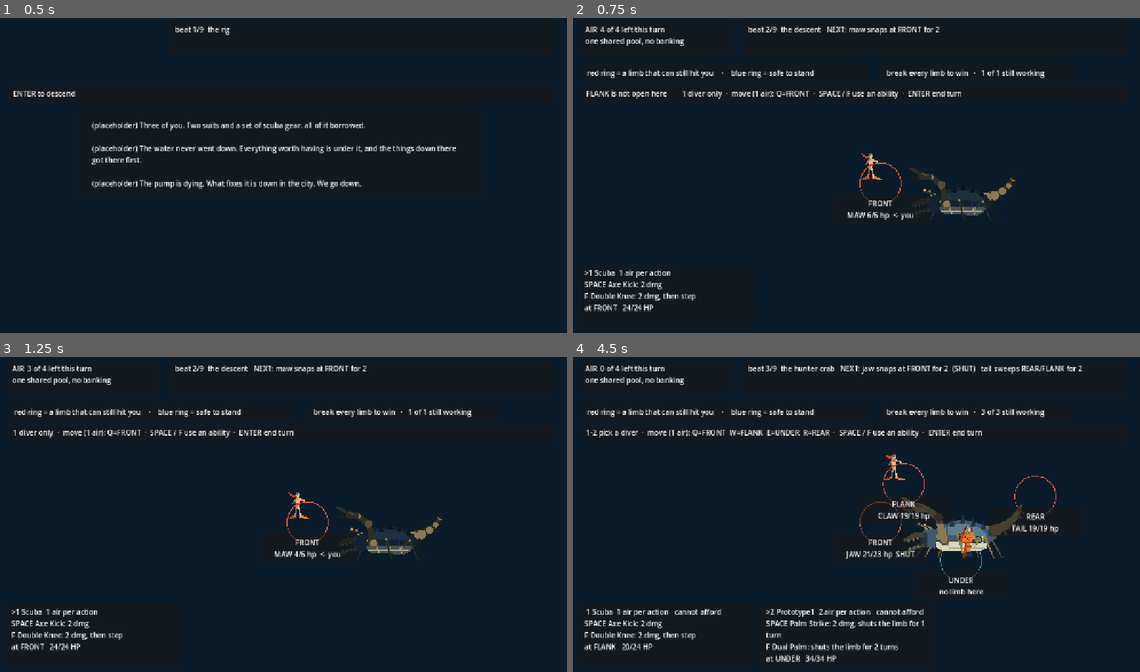
Above: before the commit, frames 1-4 (two rows, left to right).
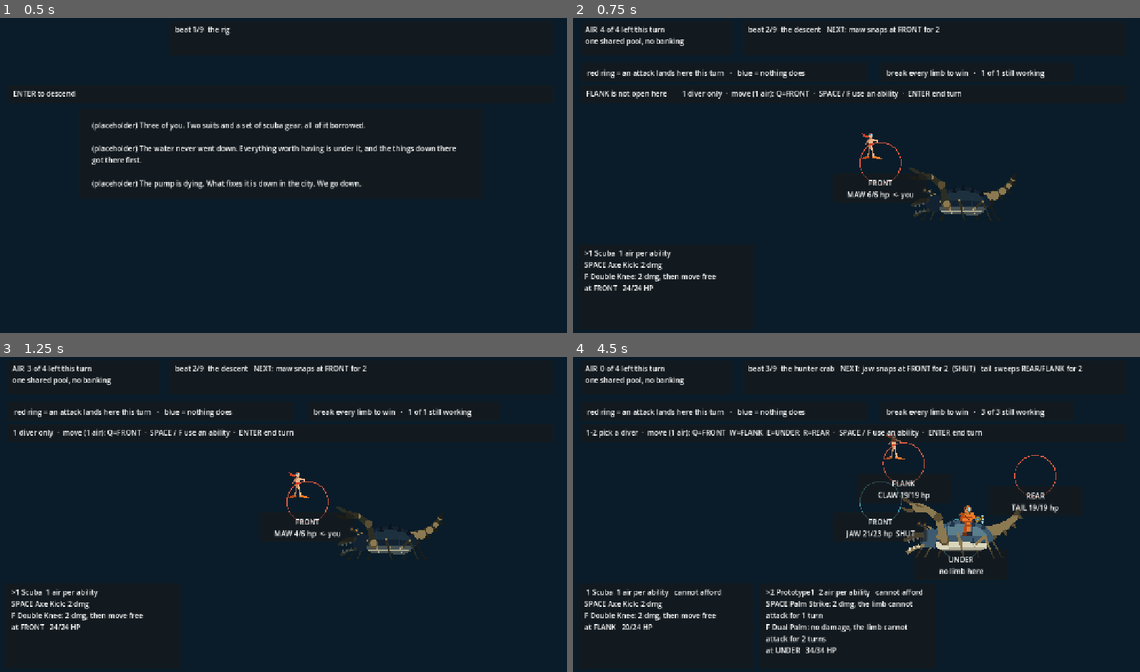
Above: after the commit, the same moments.

Repository: ImmortalDemonGod/salvage
Game: Godot game, scene res://game/main.tscn
The game is run twice, just before and just after one commit, with the same random seed, the same clock (stepped at 60 frames per second) and the same inputs.
Inputs:
- Up to frame 1 (0.5 s): no input
- Up to frame 2 (0.75 s): tap Enter at 0.5 s; hold W from 0.53 s (still down); tap 1 at 0.6 s
- Up to frame 3 (1.25 s): keep holding W; tap Space at 0.77 s
- Up to frame 4 (4.5 s): tap Space at 1.25, 1.52, 2.75, 3.02, 3.77, 4.25 s; release W at 1.28 s; tap 2 at 1.35 s; tap Enter at 2, 3.5 s; hold W 2.03-3.53 s; tap 3 at 2.1 s; tap 4 at 2.85 s; tap Q at 3.6 s; tap E at 4.35 s

Frame 1 is identical in both runs. In frame 2, 2.4% of the frame differs, in the area x 2-63%, y 16-94%; in frame 3, 2.4%; in frame 4, 6.9%, in the area x 2-86%, y 16-97%.

Commit message:
the ring was telling the player the opposite of the truth
A screenshot of the vent worm showed BACKLINE drawn blue, labelled "safe
to stand", while the telegraph on the same screen announced "gut vents
over BACKLINE for 3". The ring was answering "is there a limb here I can
hit"; the legend was promising "can anything hit me here". Those are
different questions, because a limb's arc reaches stations it does not
stand on. Every gate was green.

- Combat.threatened_stations() is now the single source: the ring, the
  words and the check all read it, so they cannot drift apart
- the legend states what the ring actually encodes
- fuzz asserts the promise end to end: anyone standing where no announced
  attack named must come through the enemy turn without losing a point.
  Sabotaged deliberately, it fires 263 times; control clean

Finding that required fuzzing more than one encounter. It was calling
Combat.new() with no argument, which is the crab, so 71 fights were all
the same fight, three of four encounters were never fuzzed, and BACKLINE
was never once open. Rotating found three more things immediately:

- the invariant sweep looped `for i in range(3)` over limbs. The descent
  has one, and it read past the end of the array
- expect_attack did not know a disabler at BACKLINE reaches without a
  limb at its own station: 234 legal actions reported illegal
- and a real disagreement inside the sim. can_attack() answered "is
  anything announced" while target_limb() skipped limbs already shut or
  broken, so act_ability accepted the guard and then refused on the -1.
  The bots offered the action and the key did nothing. They now ask the
  same question

tools/keypath.gd wrote each beat's sequence down AFTER the key that
leaves it, so a shot labelled puzzle1 was the vent worm at beat 6/9. It
records the opening state now. Nothing but looking at the picture would
have caught that.

Layout: the board lifts 46px so the diver cards have room for both
abilities without the text being cut down to fit.

Diff:
--- a/game/main.gd
+++ b/game/main.gd
@@ -56,14 +56,16 @@
 	_refresh()
 
 # where this encounter puts a station, falling back to the default ring
+const BOARD_LIFT := Vector2(0, -46)
+
 func place(i: int) -> Vector2:
 	if combat != null:
 		var places: Dictionary = combat.enc.get("places", {})
 		var key := str(i)
 		if places.has(key):
 			var xy: Array = places[key]
-			return Vector2(float(xy[0]), float(xy[1]))
-	return STATION_POS[i]
+			return Vector2(float(xy[0]), float(xy[1])) + BOARD_LIFT
+	return STATION_POS[i] + BOARD_LIFT
 
 func _build_ui() -> void:
 	# station markers: one Control each, so the invariants can assert they
@@ -89,8 +91,8 @@
 	for i in range(3):
 		var p := Panel.new()
 		p.name = "diver_card_" + str(i)
-		p.size = Vector2(392, 146)
-		p.position = Vector2(24 + i * 406, 566)
+		p.size = Vector2(392, 190)
+		p.position = Vector2(24 + i * 406, 522)
 		add_child(p)
 		var l := Label.new()
 		l.name = "label"
@@ -245,7 +247,7 @@
 	ui_air.get_parent().visible = true
 	ui_legend.get_parent().visible = true
 	ui_goal.get_parent().visible = true
-	ui_legend.text = "red ring = a limb that can still hit you    ·    blue ring = safe to stand"
+	ui_legend.text = "red ring = an attack lands here this turn   ·   blue = nothing does"
 	for i in range(ui_stations.size()):
 		ui_stations[i].visible = combat.station_open(i)
 		if not combat.station_open(i):
@@ -314,11 +316,11 @@
 			var what := ""
 			match String(ab.kind):
 				"hit": what = "%d dmg" % int(ab.dmg)
-				"hit_and_step": what = "%d dmg, then step" % int(ab.dmg)
+				"hit_and_step": what = "%d dmg, then move free" % int(ab.dmg)
 				"hit_wide": what = "%d dmg here and either side" % int(ab.dmg)
-				"shut": what = ("%d dmg, " % int(ab.dmg) if int(ab.dmg) > 0 else "") + "shuts the limb for %d turn%s" % [int(ab.get("turns", 1)), "" if int(ab.get("turns", 1)) == 1 else "s"]
+				"shut": what = ("%d dmg, " % int(ab.dmg) if int(ab.dmg) > 0 else "no damage, ") + "the limb cannot attack for %d turn%s" % [int(ab.get("turns", 1)), "" if int(ab.get("turns", 1)) == 1 else "s"]
 			lines.append("%s %s: %s" % [key, String(ab.name), what])
-		card.get_node("label").text = "%s%d %s  %d air per action%s\n%s\n%s" % [mark, i + 1, d.dname, d.cost, afford, "\n".join(lines), state]
+		card.get_node("label").text = "%s%d %s  %d air per ability%s\n%s\n%s" % [mark, i + 1, d.dname, d.cost, afford, "\n".join(lines), state]
 	ui_help.text = (refusal + "        ") if refusal != "" else ""
 	var keys := ["Q", "W", "E", "R", "T"]
 	var moves: Array = []
@@ -449,9 +451,9 @@
 	for i in range(5):
 		if not combat.station_open(i):
 			continue
-		var limb: int = combat.STATION_LIMB[i]
-		var safe: bool = limb < 0 or combat.limb_broken[limb]
-		var col := Color(0.25, 0.55, 0.6) if safe else Color(0.85, 0.35, 0.25)
+		var col := Color(0.25, 0.55, 0.6)
+		if i in combat.threatened_stations():
+			col = Color(0.85, 0.35, 0.25)
 		draw_arc(place(i), 46, 0, TAU, 40, col, 2.0)
 	# scale is PIXELS PER BODY UNIT, not a multiplier. Passing 1.6 made the
 	# crab under two pixels tall, its foot triangles sub-pixel, and the
--- a/sim/combat.gd
+++ b/sim/combat.gd
@@ -161,6 +161,23 @@
 # The telegraph. Deterministic, shown at the START of the player's turn,
 # and it is exactly what will happen (SPEC 2.11).
 # the whole announced turn
+# Every station an announced attack will land on this turn, read off the
+# locked intents. Lives here rather than in the scene so that the ring the
+# player sees, the words the telegraph prints and the invariant the fuzz
+# checks are all one function. The presentation drew "safe to stand" at any
+# station with no limb standing on it, which is a different question: a
+# limb's arc reaches stations it does not occupy, so BACKLINE was drawn
+# safe while the same screen announced 3 damage landing there.
+func threatened_stations() -> Array:
+	var out: Array = []
+	for it in intents():
+		if int(limb_stun[int(it.limb)]) > 0:
+			continue          # shut down: prevented, and the telegraph says so
+		for st in it.stations:
+			if not (int(st) in out):
+				out.append(int(st))
+	return out
+
 func intents() -> Array:
 	return locked
 
@@ -187,8 +204,13 @@
 	# whatever is winding up, wherever it is. That is what makes standing
 	# at range a decision rather than a retreat, and it is why BACKLINE and
 	# conditions are one idea rather than two (SPEC 2.7 parts).
+	# "there is something announced" is not the same as "there is something
+	# I can shut". can_attack said yes on any announcement while target_limb
+	# skipped limbs already shut or broken, so act_ability took the yes and
+	# then refused on the -1. The bots offered the action, the UI offered
+	# the key, and the press did nothing. Ask the same question both do.
 	if d.disables and d.station == BACKLINE:
-		return not locked.is_empty()
+		return target_limb(d) >= 0
 	return STATION_LIMB[d.station] >= 0 and not limb_broken[STATION_LIMB[d.station]]
 
 # which limb this diver would hit from where it stands
--- /dev/null
+++ b/tools/keypath.gd
@@ -0,0 +1,118 @@
+extends SceneTree
+
+# The gallery's key sequences were hand-authored, so it reached the crab and
+# stopped. Six screenshots covered four of nine beats, and G10 -- a BLOCKING
+# gate -- had never cold-read either lock, the vent worm, or the dredge.
+# Hand-authored strings also rot silently: nothing tells you they stopped
+# reaching where they claim to reach.
+#
+# So derive them. Play the whole run with the same judge bots the gates use,
+# and write down the KEY each action corresponds to. The output is a key
+# sequence per beat that the browser can replay through real KeyboardEvents.
+# This is G14 taken all the way: the bots now reach the screen through the
+# player's keyboard, not just through the player's functions.
+#
+# Usage: godot --headless --path ~/salvage --script tools/keypath.gd
+
+const Beats = preload("res://content/beats.gd")
+
+
+const MOVE_KEY := ["KeyQ", "KeyW", "KeyE", "KeyR", "KeyT"]
+const VALVE_KEY := ["Digit1", "Digit2", "Digit3", "Digit4"]
+const DIVER_KEY := ["Digit1", "Digit2", "Digit3"]
+
+var keys: Array = []
+var selected := 0
+
+# The key map picks a diver with 1/2/3, so any action by a diver who is not
+# already selected costs a selection press first. Model that, or the replay
+# aims every ability at whoever happened to be selected.
+func select(i: int) -> void:
+	if selected != i:
+		keys.append(DIVER_KEY[i])
+		selected = i
+
+func _init() -> void:
+	var r := Run.new()
+	var rng := RandomNumberGenerator.new()
+	rng.seed = 7
+	var out: Array = []
+	var guard := 0
+	var last_id := ""
+
+	while not r.finished and guard < 4000:
+		guard += 1
+		var here := _beat_id(r)
+		if here != last_id:
+			out.append({"id": here, "keys": ",".join(keys)})
+			last_id = here
+		if r.combat != null:
+			var c = r.combat
+			if c.outcome != "ongoing":
+				keys.append("Enter")       # advance past the finished fight
+				selected = 0
+				if not r.advance():
+					break
+				continue
+			var a: Dictionary = Bots.greedy(c, rng)
+			if a.is_empty() or String(a.get("kind", "")) == "end":
+				keys.append("Enter")
+				c.end_turn()
+				continue
+			select(int(a.i))
+			match String(a.kind):
+				"attack":
+					keys.append("Space" if int(a.get("slot", 0)) == 0 else "KeyF")
+				"move":
+					keys.append(MOVE_KEY[int(a.s)])
+				_:
+					continue
+			if not Bots.apply(c, a):
+				# a refused action would desync the replay from the sim
+				push_error("KEYPATH DESYNC: the bot chose %s and the sim refused it" % str(a))
+				break
+		elif r.puzzle != null:
+			var p = r.puzzle
+			if p.solved():
+				keys.append("Enter")
+				selected = 0
+				if not r.advance():
+					break
+				continue
+			var i: int = Bots.solve_step(p)
+			if i < 0:
+				push_error("KEYPATH STUCK: the naive policy cannot open the lock at stage %d" % p.stage)
+				break
+			keys.append(VALVE_KEY[i])
+			p.toggle(i)
+		else:
+			# a scene beat: one press moves on
+			keys.append("Enter")
+			selected = 0
+			if not r.advance():
+				break
+
+	# every beat in the ladder must appear, or the gallery is not covering
+	# the game and saying so is the whole point of this tool
+	var seen: Array = []
+	for e in out:
+		if not (e.id in seen):
+			seen.append(e.id)
+	var missing: Array = []
+	for b in Beats.LADDER:
+		if not (String(b.id) in seen):
+			missing.append(String(b.id))
+
+	for e in out:
+		print("%s\t%s" % [e.id, e.keys])
+	if not missing.is_empty():
+		print("KEYPATH INCOMPLETE: never reached %s" % ", ".join(missing))
+		quit(1)
+		return
+	print("KEYPATH: %d of %d beats reachable from the keyboard" % [seen.size(), Beats.LADDER.size()])
+	quit(0)
+	return
+
+func _beat_id(r) -> String:
+	var b: Dictionary = r.current()
+	return String(b.get("id", "?"))
--- a/verify/fuzz.gd
+++ b/verify/fuzz.gd
@@ -91,6 +91,19 @@
 		return false
 	if c.air < int(d.cost):
 		return false
+	# A disabler standing at BACKLINE reaches whatever is winding up, with
+	# no limb at its own station. Modelled independently of can_attack on
+	# purpose: this function's job is to disagree with the sim when the sim
+	# is wrong, so it must not simply call it. It DID lack this rule, and
+	# reported 234 legal attacks as illegal the first time BACKLINE opened.
+	if d.disables and int(d.station) == Combat.BACKLINE:
+		# and "something is announced" is not "something can still be shut":
+		# a limb already shut down or already broken is not a target. Stated
+		# here as the rule, not delegated to the sim's own answer.
+		for it in c.intents():
+			if int(c.limb_stun[int(it.limb)]) <= 0 and not bool(c.limb_broken[int(it.limb)]):
+				return true
+		return false
 	var limb: int = c.STATION_LIMB[int(d.station)]
 	if limb < 0:
 		return false
@@ -148,7 +161,10 @@
 	air_peak = max(air_peak, c.air)
 	air_floor = min(air_floor, c.air)
 
-	for i in range(3):
+	# The limb count is CONTENT, not three. The descent has one limb, and
+	# this loop indexed past the end of its array the moment the fuzz stopped
+	# running only the crab. Standing rule 3: measure, never assume.
+	for i in range(c.limb_hp.size()):
 		if int(c.limb_hp[i]) < 0:
 			fail("limb-negative", "LIMB HP NEGATIVE: %s at %d after %s"
 				% [c.LIMB_NAMES[i], c.limb_hp[i], kind])
@@ -165,11 +181,24 @@
 		fail("outcome-reopened", "A FINISHED FIGHT REOPENED: '%s' -> 'ongoing' after %s"
 			% [pre_outcome, kind])
 
+# The hostile loop used to call Combat.new() with no argument every time,
+# which is the crab and only ever the crab. 71 fights, one encounter, so
+# three of four encounters were never fuzzed at all and BACKLINE -- closed
+# on the crab -- was never once open. A new invariant about who can be hit
+# where sampled nothing and survived deliberate sabotage. Rotate.
+var enc_turn := 0
+
+func next_encounter() -> Combat:
+	var ids: Array = Encounters.ALL.keys()
+	var id := String(ids[enc_turn % ids.size()])
+	enc_turn += 1
+	return Combat.new(id)
+
 # ---- the hostile loop --------------------------------------------------
 func fuzz() -> void:
 	var rng := RandomNumberGenerator.new()
 	rng.seed = 20260805
-	var c := Combat.new()
+	var c := next_encounter()
 	air_max = c.air_this_turn() + 1
 	bump("fights")
 	var post_over := 0
@@ -263,7 +292,25 @@
 				bump("ill_end_repeat")
 			if over_before:
 				bump("end_after_over")
+			# The ring is a PROMISE: red means an announced attack lands on
+			# that station this turn, blue means none does. Check it end to
+			# end -- anyone standing on an unthreatened station must come
+			# through the enemy's turn without losing a point. The screen
+			# drew "safe to stand" wherever no limb STOOD, which is a
+			# different question from where an arc REACHES, so BACKLINE was
+			# blue while 3 damage was announced against it.
+			var threat: Array = c.threatened_stations()
+			var before_hp: Dictionary = {}
+			for dd in c.divers:
+				if not dd.down and not (int(dd.station) in threat):
+					before_hp[dd.id] = int(dd.hp)
 			c.end_turn()
+			for did in before_hp.keys():
+				var now := int(c.divers[did].hp)
+				if now < int(before_hp[did]):
+					fail("blue_ring_lied", "BLUE RING LIED: %s stood on %s, which no announced attack named, and lost %d HP anyway" % [
+						c.divers[did].dname, Combat.STATION_NAMES[int(c.divers[did].station)],
+						int(before_hp[did]) - now])
 			od_used = false
 			expected = true
 			accepted = true
@@ -310,14 +357,14 @@
 		if c.outcome != "ongoing":
 			post_over += 1
 			if post_over >= POST_OVER_ACTIONS:
-				c = Combat.new()
+				c = next_encounter()
 				bump("fights")
 				post_over = 0
 				last_was_end = false
 				od_used = false
 		elif c.turn > FIGHT_CAP:
 			bump("capped")
-			c = Combat.new()
+			c = next_encounter()
 			bump("fights")
 			post_over = 0
 			last_was_end = false
Not shown, added: tools/keypath.gd.uid
Not shown, added: verify/door.gd.uid
Not shown, changed: PROGRESS.md
Not shown, changed: verify/gallery.sh
